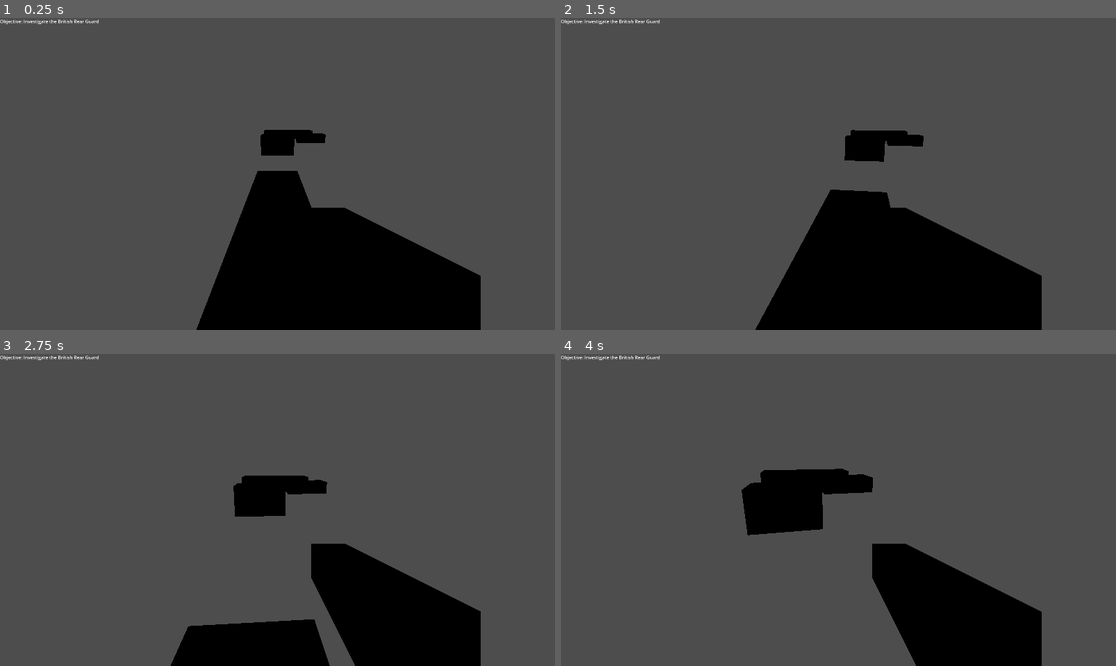
Above: before the commit, frames 1-4 (two rows, left to right).
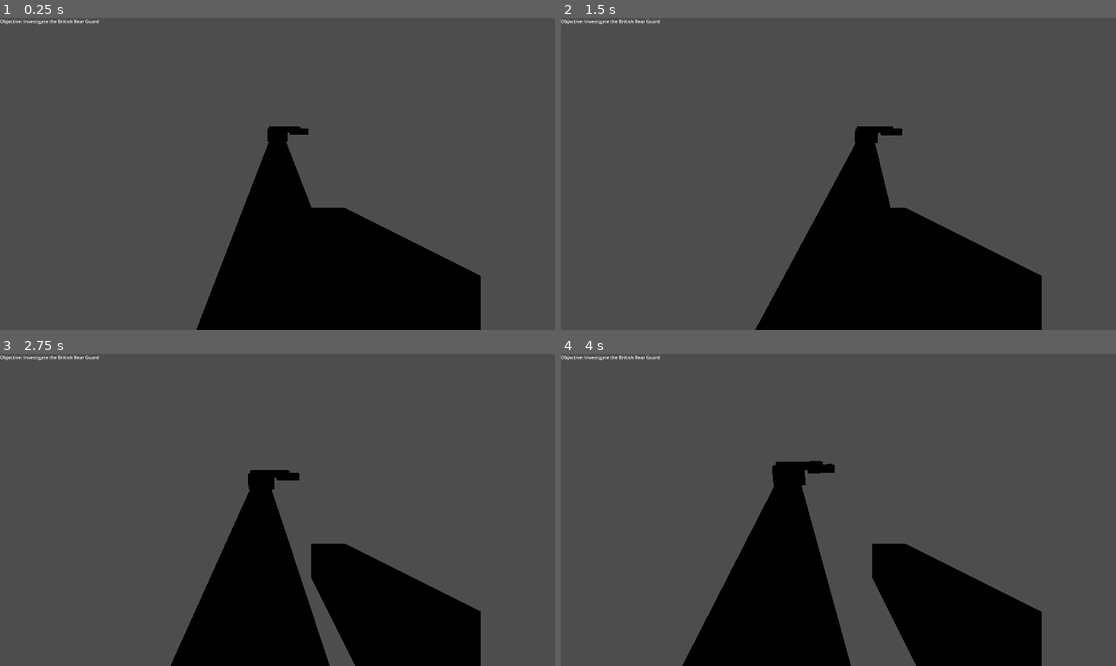
Above: after the commit, the same moments.

Repository: TheExpert24/America250-production
Game: Godot game, scene res://green_spring.tscn
Two runs of this game, one before a commit and one after it. Both use one fixed random seed, a clock stepped at 60 frames per second and the inputs below.
Inputs (mouse positions are in pixels of both pictures, inside the frame that each line leads up to):
- Up to frame 1 (0.25 s): no input
- Up to frame 2 (1.5 s): tap Enter at 0.5 s; move the mouse to (866, 174) at 0.52 s; hold Up (ui_up) from 0.53 s (still down); click (866, 174) at 0.67 s; move the mouse to (810, 174) at 1.27 s
- Up to frame 3 (2.75 s): keep holding Up (ui_up); move the mouse to (288, 503) at 2.02 s
- Up to frame 4 (4 s): keep holding Up (ui_up); move the mouse to (832, 516) at 2.77 s; click (832, 516) at 2.92 s; move the mouse to (877, 513) at 3.52 s

The runs differ from the first frame. In frame 1, 0.7% of the frame differs, in the area x 46-59%, y 34-49%; in frame 2, 1.4%; in frame 3, 6.1%; in frame 4, 11%, in the area x 21-57%, y 34-100%.

Commit message:
fixed the layout of british camp

Diff:
--- a/green_spring.tscn
+++ b/green_spring.tscn
@@ -34,7 +34,7 @@
 size = Vector3(3, 3, 3)
 
 [sub_resource type="BoxMesh" id="BoxMesh_myx23"]
-size = Vector3(3, 0.1, 30)
+size = Vector3(3, 0.1, 90)
 
 [sub_resource type="BoxMesh" id="BoxMesh_6k7uv"]
 size = Vector3(5, 1.5, 3)
@@ -106,7 +106,7 @@
 text = "30"
 
 [node name="AmbushTrigger" type="Area3D" parent="." unique_id=100278074]
-transform = Transform3D(1, 0, 0, 0, 1, 0, 0, 0, 1, 0, 0, -42)
+transform = Transform3D(1, 0, 0, 0, 1, 0, 0, 0, 1, 0, 0, -62)
 script = ExtResource("5_6k7uv")
 
 [node name="CollisionShape3D" type="CollisionShape3D" parent="AmbushTrigger" unique_id=972965571]
@@ -141,6 +141,7 @@
 shape = SubResource("BoxShape3D_pt58c")
 
 [node name="RetreatTrigger" type="Area3D" parent="." unique_id=305095253]
+transform = Transform3D(1, 0, 0, 0, 1, 0, 0, 0, 1, 0, 0, 20)
 script = ExtResource("6_mqp5v")
 
 [node name="CollisionShape3D" type="CollisionShape3D" parent="RetreatTrigger" unique_id=1170084915]
@@ -158,13 +159,13 @@
 mesh = SubResource("BoxMesh_myx23")
 
 [node name="BritishCamp" type="MeshInstance3D" parent="." unique_id=147153640]
-transform = Transform3D(1, 0, 0, 0, 1, 0, 0, 0, 1, 0, 1, -40)
+transform = Transform3D(1, 0, 0, 0, 1, 0, 0, 0, 1, 0, 1, -60)
 mesh = SubResource("BoxMesh_6k7uv")
 
 [node name="BritishCamp2" type="MeshInstance3D" parent="." unique_id=155429294]
-transform = Transform3D(1, 0, 0, 0, 1, 0, 0, 0, 1, 4, 1, -40)
+transform = Transform3D(1, 0, 0, 0, 1, 0, 0, 0, 1, 4, 1, -60)
 mesh = SubResource("BoxMesh_6k7uv")
 
 [node name="SupplyCrate" type="MeshInstance3D" parent="." unique_id=721680872]
-transform = Transform3D(1, 0, 0, 0, 1, 0, 0, 0, 1, 6, 0.5, -38)
+transform = Transform3D(1, 0, 0, 0, 1, 0, 0, 0, 1, 6, 0.5, -58)
 mesh = SubResource("BoxMesh_6k7uv")
